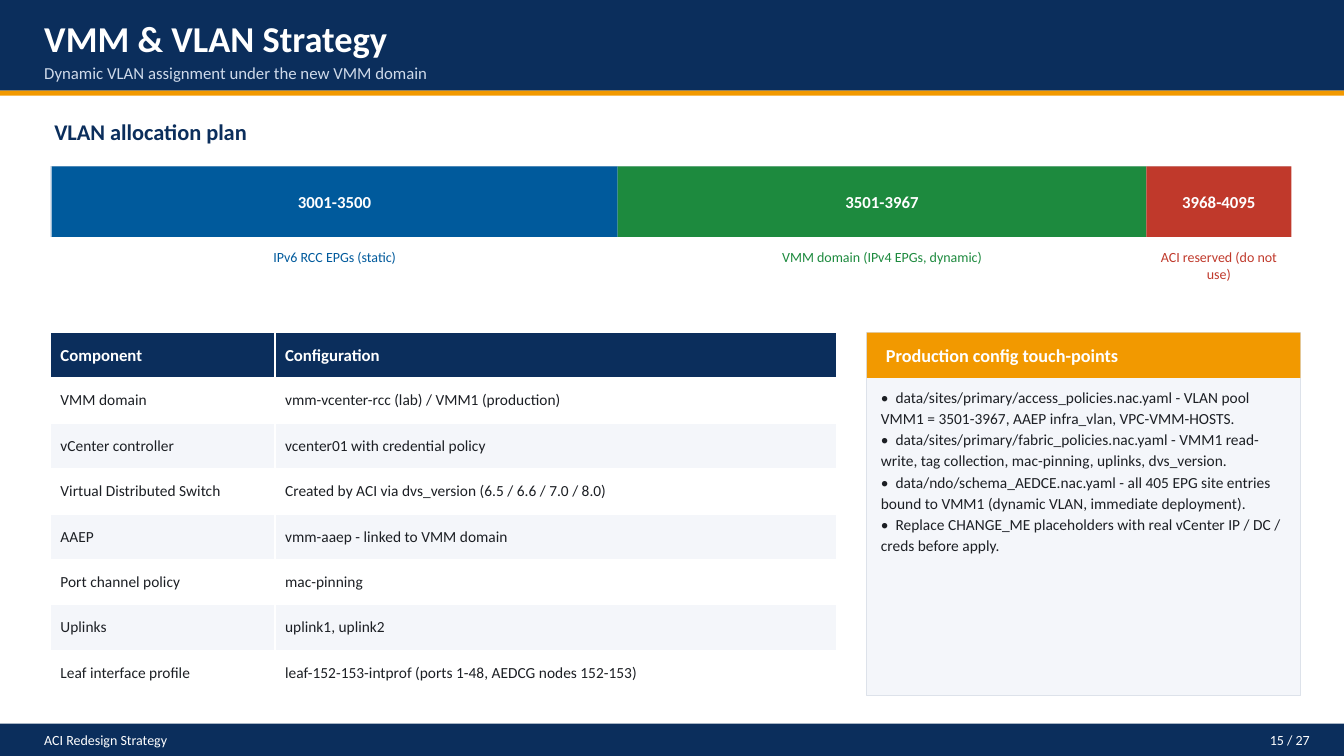
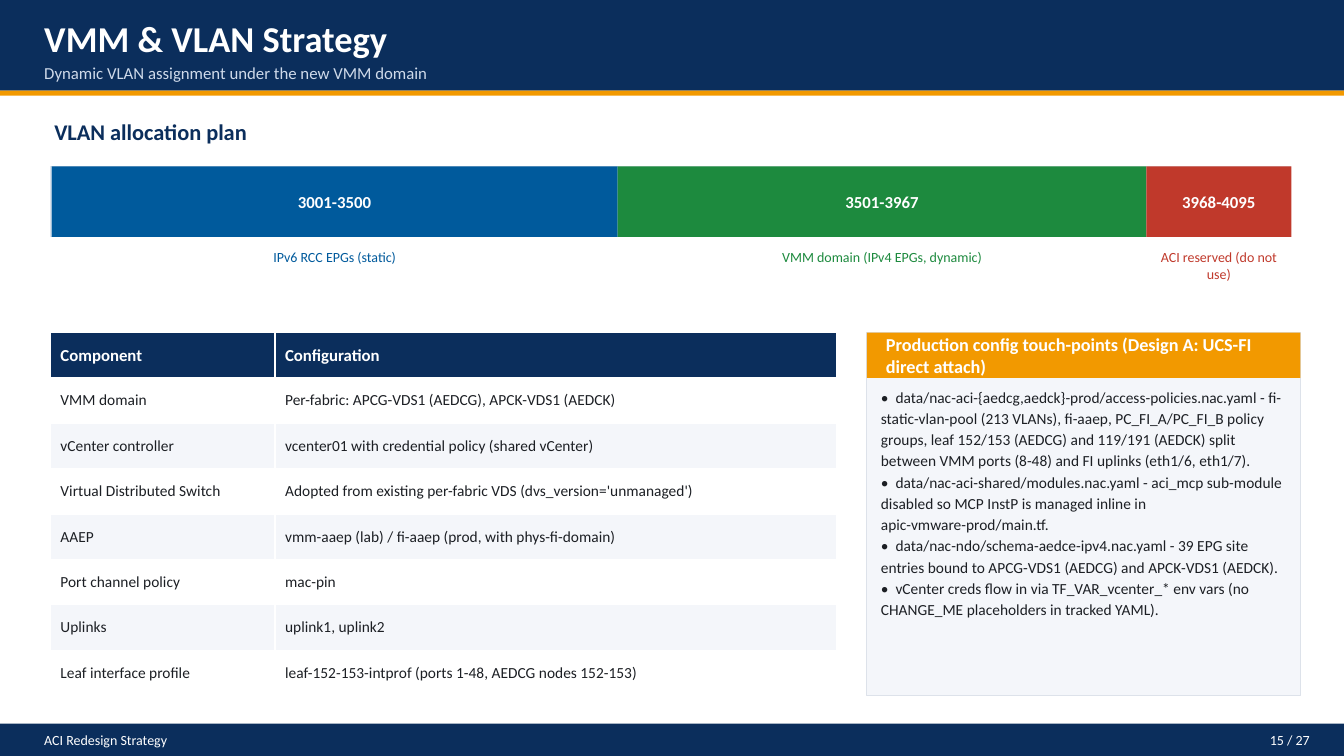
Before and after one commit to johngbarberctr/terraform_redesign_esg, a slide deck: slide 15 of aci-redesign/ACI_Redesign_Strategy.pptx. Drawn at 1344x756 pixels with LibreOffice and Linux fonts; fonts in the diff are those of the drawing. Boxes give left, top, right and bottom in pixels: in the first picture for what was removed or moved away, otherwise in the second. Text is boxed around its words. In the diff, an @@ line names an element or a change of style, - is before the commit and + after.

```diff
--- a/aci-redesign/ACI_Redesign_Strategy.pptx
+++ b/aci-redesign/ACI_Redesign_Strategy.pptx
@@ table at (x1=50, y1=333, x2=837, y2=696) @@
-row 2, column 2: vmm-vcenter-rcc (lab) / VMM1 (production)
+row 2, column 2: Per-fabric: APCG-VDS1 (AEDCG), APCK-VDS1 (AEDCK)
-row 3, column 2: vcenter01 with credential policy
+row 3, column 2: vcenter01 with credential policy (shared vCenter)
-row 4, column 2: Created by ACI via dvs_version (6.5 / 6.6 / 7.0 / 8.0)
+row 4, column 2: Adopted from existing per-fabric VDS (dvs_version='unmanaged')
-row 5, column 2: vmm-aaep - linked to VMM domain
+row 5, column 2: vmm-aaep (lab) / fi-aaep (prod, with phys-fi-domain)
-row 6, column 2: mac-pinning
+row 6, column 2: mac-pin
@@ text at (x1=886, y1=337, x2=1252, y2=376): text changed @@
-Production config touch-points
+Production config touch-points (Design A: UCS-FI direct attach)
@@ text at (x1=881, y1=392, x2=1282, y2=618): text changed @@
-• data/sites/primary/access_policies.nac.yaml - VLAN pool VMM1 = 3501-3967, AAEP infra_vlan, VPC-VMM-HOSTS.
-• data/sites/primary/fabric_policies.nac.yaml - VMM1 read-write, tag collection, mac-pinning, uplinks, dvs_version.
-• data/ndo/schema_AEDCE.nac.yaml - all 405 EPG site entries bound to VMM1 (dynamic VLAN, immediate deployment).
-• Replace CHANGE_ME placeholders with real vCenter IP / DC / creds before apply.
+• data/nac-aci-{aedcg,aedck}-prod/access-policies.nac.yaml - fi-static-vlan-pool (213 VLANs), fi-aaep, PC_FI_A/PC_FI_B policy groups, leaf 152/153 (AEDCG) and 119/191 (AEDCK) split between VMM ports (8-48) and FI uplinks (eth1/6, eth1/7).
+• data/nac-aci-shared/modules.nac.yaml - aci_mcp sub-module disabled so MCP InstP is managed inline in apic-vmware-prod/main.tf.
+• data/nac-ndo/schema-aedce-ipv4.nac.yaml - 39 EPG site entries bound to APCG-VDS1 (AEDCG) and APCK-VDS1 (AEDCK).
+• vCenter creds flow in via TF_VAR_vcenter_* env vars (no CHANGE_ME placeholders in tracked YAML).
```
Also in this commit, not shown: 7 other slides changed, 3 other files.
